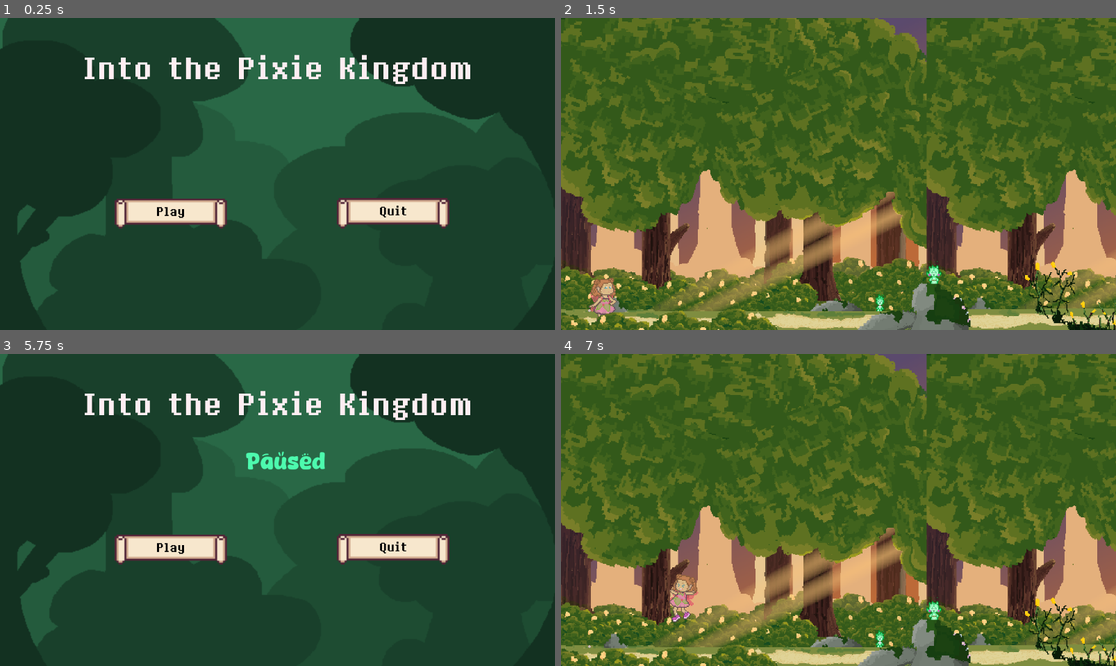
Above: before the commit, frames 1-4 (two rows, left to right).
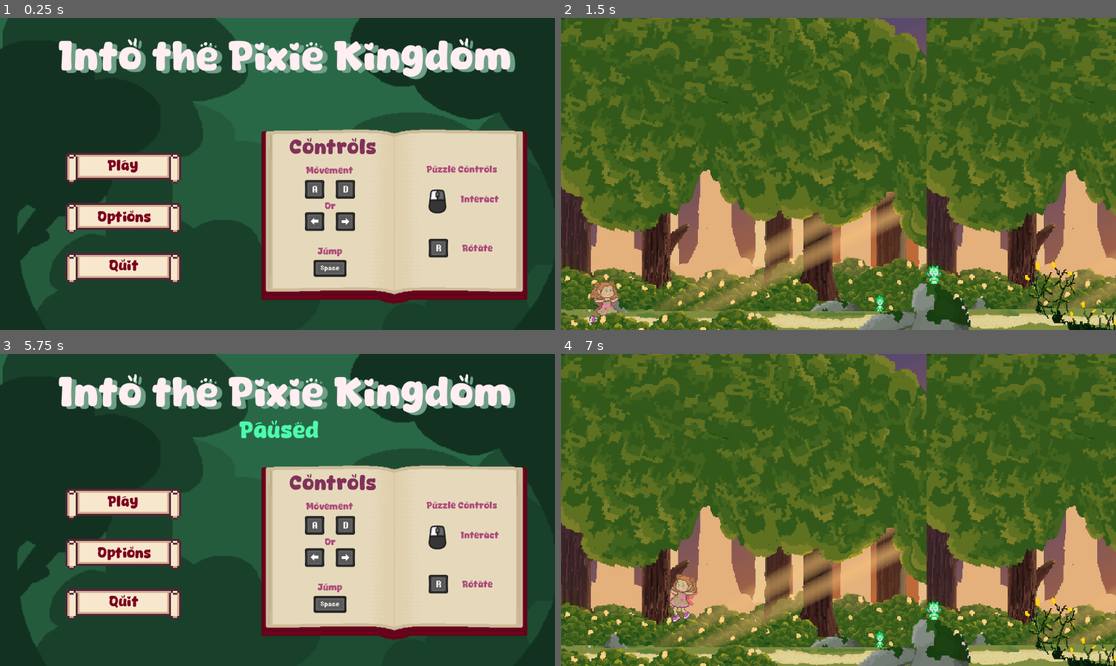
Above: after the commit, the same moments.

Repository: AlexReidNZ/Into-The-Pixie-Kingdom
Game: Godot game, scene res://Scenes/Levels/level_1.tscn
The game is run twice, just before and just after one commit, with the same random seed, the same clock (stepped at 60 frames per second) and the same inputs.
Inputs (mouse positions are in pixels of both pictures, inside the frame that each line leads up to):
- Up to frame 1 (0.25 s): no input
- Up to frame 2 (1.5 s): click (683, 217) at 0.5 s, where only the run after the commit has a clickable "Options"; click (683, 167) at 1.25 s, where only the run after the commit has a clickable "Play"
- Up to frame 3 (5.75 s): tap Enter (ui_accept) at 2 s; move the mouse to (399, 494) at 2.02 s; press the mouse at (399, 494) at 2.03 s; hold Right (move_right) 2.03-3.53 s; tap Space (jump) at 2.27, 3.02, 4.52, 5.27 s; move the mouse to (166, 525) at 2.77 s; release the mouse at (166, 525) at 2.78 s; tap R (rotate puzzle piece) at 2.85, 5.1 s; move the mouse to (333, 441) at 3.52 s; hold Left (move_left) 3.53-4.28 s; hold Shift (run) 3.53-4.28 s; move the mouse to (249, 572) at 4.27 s; hold Right (move_right) from 4.28 s (still down); click (249, 572) at 4.35 s; move the mouse to (444, 556) at 5.02 s; tap Escape (pause) at 5.65 s
- Up to frame 4 (7 s): release Right (move_right) at 5.75 s; click "Play" at 5.75 s; move the mouse to (672, 463) at 6.52 s; hold Left (move_left) from 6.53 s (still down); tap Shift (run) at 6.6 s; tap Space (jump) at 6.77 s

The runs differ from the first frame. In frame 1, 38% of the frame differs, in the area x 10-95%, y 6-92%; in frame 2, 0.4%; in frame 3, 39%; in frame 4, nothing differs.

Commit message:
feat: add new menu with controls ui

Diff:
--- a/Scenes/pause_menu.tscn
+++ b/Scenes/pause_menu.tscn
@@ -1,11 +1,19 @@
-[gd_scene load_steps=7 format=3 uid="uid://b6srab5ljjrdi"]
+[gd_scene load_steps=15 format=3 uid="uid://b6srab5ljjrdi"]
 
 [ext_resource type="Script" path="res://Scripts/pause_menu.gd" id="1_w2gt3"]
 [ext_resource type="Texture2D" uid="uid://u1bipax4sfvp" path="res://Sprites/ITPK - Main Menu Sprites/Background.png" id="2_ydd3w"]
-[ext_resource type="FontFile" uid="uid://bly8c35dy2f6n" path="res://Fonts/8bitoperator/8bitoperator.ttf" id="3_caerr"]
 [ext_resource type="FontFile" uid="uid://o1a72htj8co0" path="res://Fonts/test fonts/Darling Coffee.ttf" id="3_j5y5q"]
+[ext_resource type="Texture2D" uid="uid://btpvho2iumflv" path="res://Scenes/book background.png" id="3_w45y3"]
 [ext_resource type="Texture2D" uid="uid://d0f3xic5am4vl" path="res://Sprites/ITPK - Main Menu Sprites/Start Button.png" id="5_sunfm"]
 [ext_resource type="Texture2D" uid="uid://d12w0jdug16u1" path="res://Sprites/ITPK - Main Menu Sprites/Quit Button.png" id="6_lpdh2"]
+[ext_resource type="Texture2D" uid="uid://diepo5m77sa6j" path="res://Sprites/ITPK - Main Menu Sprites/Options Button.png" id="7_h1cqq"]
+[ext_resource type="Texture2D" uid="uid://uewce76ltq6s" path="res://Sprites/Controls_UI/LeftArrow.png" id="9_bpbwx"]
+[ext_resource type="Texture2D" uid="uid://cjy6yn2cs0nkb" path="res://Sprites/Controls_UI/D_Key.png" id="10_mr6dl"]
+[ext_resource type="Texture2D" uid="uid://pd8ji7gct33w" path="res://Sprites/Controls_UI/A_Key.png" id="11_o3887"]
+[ext_resource type="Texture2D" uid="uid://cq2okuqnvc08w" path="res://Sprites/Controls_UI/Mouse_LeftClick.png" id="12_c0562"]
+[ext_resource type="Texture2D" uid="uid://xq7xtsyajmw1" path="res://Sprites/Controls_UI/SpaceBar.png" id="13_nwuv8"]
+[ext_resource type="Texture2D" uid="uid://dwu47x783upn" path="res://Sprites/Controls_UI/R_Key.png" id="14_ql24i"]
+[ext_resource type="Texture2D" uid="uid://cune8ifphwwfj" path="res://Sprites/Controls_UI/RightArrow.png" id="15_qbmtv"]
 
 [node name="PauseMenu" type="Control"]
 process_mode = 3
@@ -27,24 +35,125 @@
 texture = ExtResource("2_ydd3w")
 expand_mode = 1
 
+[node name="ControlsBackground" type="TextureRect" parent="."]
+layout_mode = 1
+anchors_preset = 15
+anchor_right = 1.0
+anchor_bottom = 1.0
+offset_left = 496.0
+offset_top = 200.0
+offset_right = -8.0
+offset_bottom = -40.0
+grow_horizontal = 2
+grow_vertical = 2
+texture = ExtResource("3_w45y3")
+expand_mode = 1
+
+[node name="ControlsLabel" type="Label" parent="ControlsBackground"]
+layout_mode = 0
+offset_left = 104.0
+offset_top = 48.0
+offset_right = 285.0
+offset_bottom = 90.0
+theme_override_colors/font_color = Color(0.502734, 0.194395, 0.352023, 1)
+theme_override_fonts/font = ExtResource("3_j5y5q")
+theme_override_font_sizes/font_size = 40
+text = "Controls"
+horizontal_alignment = 1
+
+[node name="MovementLabel" type="Label" parent="ControlsBackground"]
+layout_mode = 0
+offset_left = 119.0
+offset_top = 108.0
+offset_right = 258.0
+offset_bottom = 132.0
+theme_override_colors/font_color = Color(0.677513, 0.289343, 0.485155, 1)
+theme_override_fonts/font = ExtResource("3_j5y5q")
+theme_override_font_sizes/font_size = 18
+text = "Movement"
+horizontal_alignment = 1
+
+[node name="PuzzleLabel" type="Label" parent="ControlsBackground"]
+layout_mode = 0
+offset_left = 389.0
+offset_top = 106.0
+offset_right = 537.0
+offset_bottom = 130.0
+theme_override_colors/font_color = Color(0.677513, 0.289343, 0.485155, 1)
+theme_override_fonts/font = ExtResource("3_j5y5q")
+theme_override_font_sizes/font_size = 18
+text = "Puzzle Controls"
+horizontal_alignment = 1
+
+[node name="InteractLabel" type="Label" parent="ControlsBackground"]
+layout_mode = 0
+offset_left = 426.0
+offset_top = 168.0
+offset_right = 574.0
+offset_bottom = 192.0
+theme_override_colors/font_color = Color(0.677513, 0.289343, 0.485155, 1)
+theme_override_fonts/font = ExtResource("3_j5y5q")
+theme_override_font_sizes/font_size = 18
+text = "Interact"
+horizontal_alignment = 1
+
+[node name="RotateLabel" type="Label" parent="ControlsBackground"]
+layout_mode = 0
+offset_left = 431.0
+offset_top = 270.0
+offset_right = 559.0
+offset_bottom = 294.0
+theme_override_colors/font_color = Color(0.677513, 0.289343, 0.485155, 1)
+theme_override_fonts/font = ExtResource("3_j5y5q")
+theme_override_font_sizes/font_size = 18
+text = "Rotate"
+horizontal_alignment = 1
+
+[node name="JumpLabel" type="Label" parent="ControlsBackground"]
+layout_mode = 0
+offset_left = 145.0
+offset_top = 276.0
+offset_right = 233.0
+offset_bottom = 300.0
+theme_override_colors/font_color = Color(0.677513, 0.289343, 0.485155, 1)
+theme_override_fonts/font = ExtResource("3_j5y5q")
+theme_override_font_sizes/font_size = 18
+text = "Jump"
+horizontal_alignment = 1
+
+[node name="OrLabel" type="Label" parent="ControlsBackground"]
+layout_mode = 0
+offset_left = 166.0
+offset_top = 182.0
+offset_right = 214.0
+offset_bottom = 201.0
+theme_override_colors/font_color = Color(0.677513, 0.289343, 0.485155, 1)
+theme_override_fonts/font = ExtResource("3_j5y5q")
+theme_override_font_sizes/font_size = 18
+text = "Or"
+horizontal_alignment = 1
+
 [node name="Label" type="Label" parent="."]
 layout_mode = 0
-offset_left = 171.0
-offset_top = 62.0
-offset_right = 994.0
-offset_bottom = 160.0
+offset_left = 120.0
+offset_top = 40.0
+offset_right = 1061.0
+offset_bottom = 138.0
 theme_override_colors/font_color = Color(0.999864, 0.932216, 0.949107, 1)
-theme_override_fonts/font = ExtResource("3_caerr")
+theme_override_colors/font_shadow_color = Color(0.428608, 0.624973, 0.520049, 1)
+theme_override_constants/shadow_offset_x = 10
+theme_override_constants/shadow_offset_y = 5
+theme_override_fonts/font = ExtResource("3_j5y5q")
 theme_override_font_sizes/font_size = 80
 text = "Into the Pixie Kingdom"
 
 [node name="GameEnd" type="Label" parent="."]
 visible = false
 layout_mode = 0
-offset_left = 366.0
-offset_top = 201.0
-offset_right = 821.0
-offset_bottom = 261.0
+offset_left = 352.0
+offset_top = 136.0
+offset_right = 807.0
+offset_bottom = 196.0
 theme_override_colors/font_color = Color(0.300382, 0.980229, 0.684031, 1)
 theme_override_fonts/font = ExtResource("3_j5y5q")
 theme_override_font_sizes/font_size = 45
@@ -52,46 +161,105 @@
 horizontal_alignment = 1
 
 [node name="Resume" type="TextureButton" parent="."]
-layout_mode = 0
-offset_left = 238.0
-offset_top = 371.0
-offset_right = 471.0
-offset_bottom = 441.0
+texture_filter = 1
+layout_mode = 0
+offset_left = 136.0
+offset_top = 272.0
+offset_right = 376.0
+offset_bottom = 352.0
 texture_normal = ExtResource("5_sunfm")
 stretch_mode = 5
 
 [node name="Label" type="Label" parent="Resume"]
 layout_mode = 0
-offset_left = 33.0
-offset_top = 14.0
-offset_right = 200.0
-offset_bottom = 48.0
-theme_override_colors/font_color = Color(0.0214346, 0.0214346, 0.0214346, 1)
-theme_override_fonts/font = ExtResource("3_caerr")
-theme_override_font_sizes/font_size = 32
+offset_left = 30.0
+offset_top = 20.0
+offset_right = 209.0
+offset_bottom = 55.0
+theme_override_colors/font_color = Color(0.478431, 0, 0.113725, 1)
+theme_override_fonts/font = ExtResource("3_j5y5q")
+theme_override_font_sizes/font_size = 28
 text = "Play"
 horizontal_alignment = 1
 
 [node name="Quit" type="TextureButton" parent="."]
-layout_mode = 0
-offset_left = 699.0
-offset_top = 359.0
-offset_right = 933.0
-offset_bottom = 452.0
+texture_filter = 1
+layout_mode = 0
+offset_left = 136.0
+offset_top = 480.0
+offset_right = 376.0
+offset_bottom = 560.0
 texture_normal = ExtResource("6_lpdh2")
 stretch_mode = 5
 
-[node name="Label" type="Label" parent="Quit"]
-layout_mode = 0
-offset_left = 30.0
-offset_top = 25.0
-offset_right = 204.0
-offset_bottom = 60.0
-theme_override_colors/font_color = Color(0.0295066, 0.0295066, 0.0295066, 1)
-theme_override_fonts/font = ExtResource("3_caerr")
-theme_override_font_sizes/font_size = 32
+[node name="Label2" type="Label" parent="Quit"]
+layout_mode = 0
+offset_left = 31.0
+offset_top = 20.0
+offset_right = 210.0
+offset_bottom = 55.0
+theme_override_colors/font_color = Color(0.478431, 0, 0.113725, 1)
+theme_override_fonts/font = ExtResource("3_j5y5q")
+theme_override_font_sizes/font_size = 28
 text = "Quit"
 horizontal_alignment = 1
+
+[node name="Options" type="TextureButton" parent="."]
+texture_filter = 1
+layout_mode = 0
+offset_left = 136.0
+offset_top = 376.0
+offset_right = 376.0
+offset_bottom = 456.0
+texture_normal = ExtResource("7_h1cqq")
+stretch_mode = 5
+
+[node name="Label3" type="Label" parent="Options"]
+layout_mode = 0
+offset_left = 33.0
+offset_top = 23.0
+offset_right = 212.0
+offset_bottom = 58.0
+theme_override_colors/font_color = Color(0.478431, 0, 0.113725, 1)
+theme_override_fonts/font = ExtResource("3_j5y5q")
+theme_override_font_sizes/font_size = 28
+text = "Options"
+horizontal_alignment = 1
+
+[node name="LeftArrow" type="Sprite2D" parent="."]
+position = Vector2(653, 422.8)
+scale = Vector2(0.6, 0.6)
+texture = ExtResource("9_bpbwx")
+
+[node name="DKey" type="Sprite2D" parent="."]
+position = Vector2(717, 355.8)
+scale = Vector2(0.6, 0.6)
+texture = ExtResource("10_mr6dl")
+
+[node name="AKey" type="Sprite2D" parent="."]
+position = Vector2(653, 355.8)
+scale = Vector2(0.6, 0.6)
+texture = ExtResource("11_o3887")
+
+[node name="MouseLeftClick" type="Sprite2D" parent="."]
+position = Vector2(908, 381)
+scale = Vector2(0.6, 0.6)
+texture = ExtResource("12_c0562")
+
+[node name="SpaceBar" type="Sprite2D" parent="."]
+position = Vector2(685, 520)
+scale = Vector2(0.8, 0.8)
+texture = ExtResource("13_nwuv8")
+
+[node name="RKey" type="Sprite2D" parent="."]
+position = Vector2(910, 478)
+scale = Vector2(0.6, 0.6)
+texture = ExtResource("14_ql24i")
+
+[node name="RightArrow" type="Sprite2D" parent="."]
+position = Vector2(717, 422.8)
+scale = Vector2(0.6, 0.6)
+texture = ExtResource("15_qbmtv")
 
 [connection signal="pressed" from="Resume" to="." method="_on_resume_pressed"]
 [connection signal="pressed" from="Resume" to="." method="_on_close_pressed"]
Binary file added: Sprites/Controls_UI/R_Key.png
Not shown, added: Sprites/Controls_UI/R_Key.png.import
